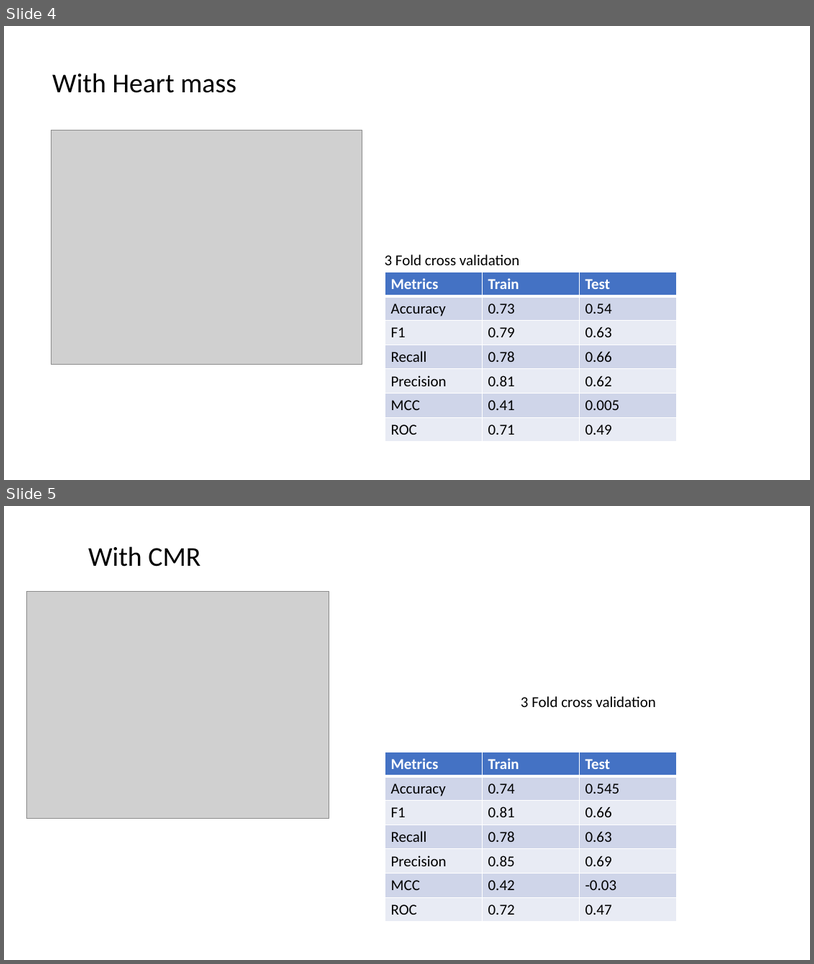
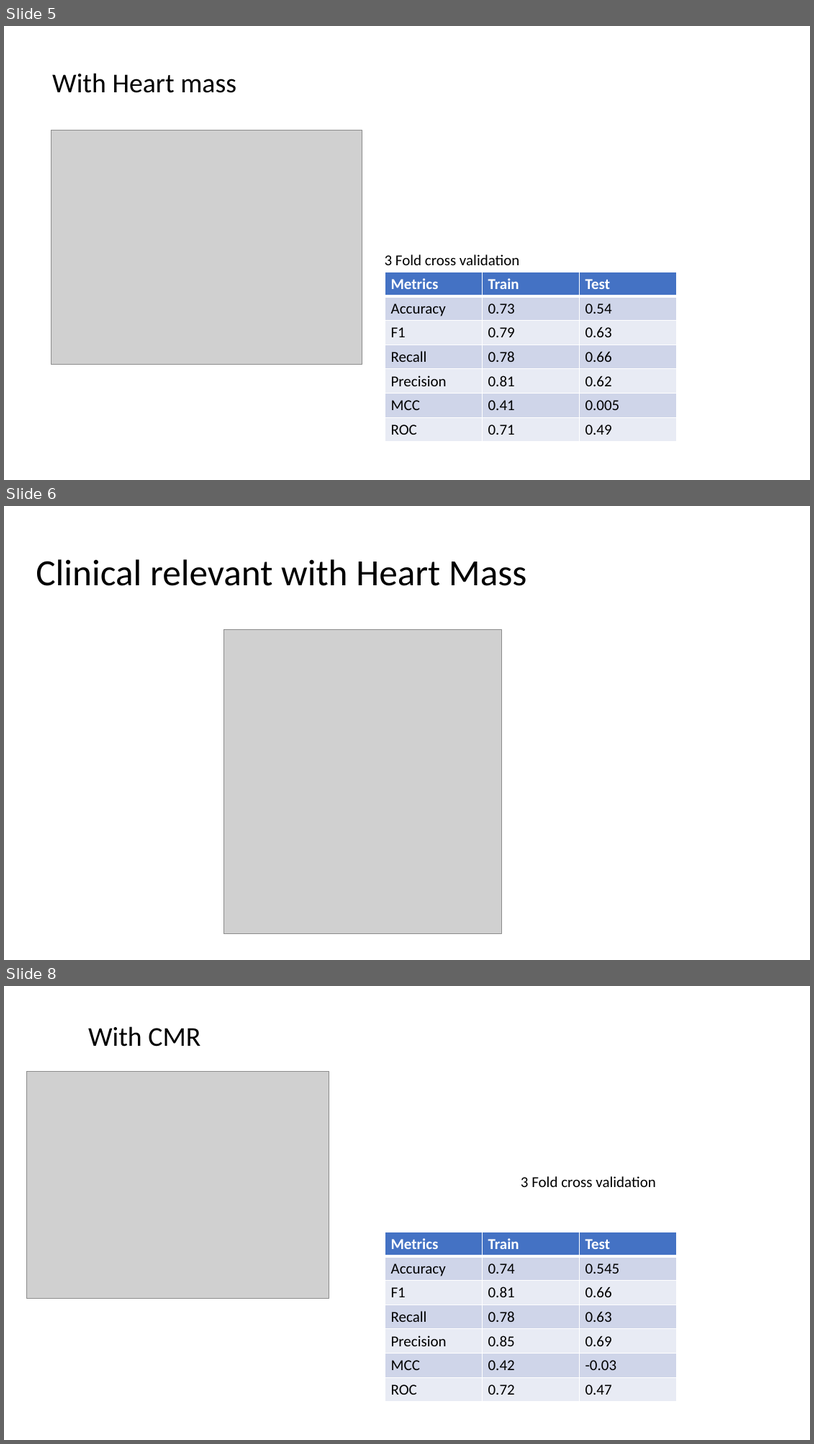
Before and after one commit to Crispae/CPR_data, a slide deck: NewCPRdata.pptx. Shown one above the other, each under a label of ours: slides 4 and 5 before the commit, slides 5, 6 and 8 after it; the slides between them are not shown. The pictures are 814x964 and 814x1444 pixels, drawn with LibreOffice and Linux fonts; fonts in the diff are those of the drawing; grey boxes stand for pictures. Boxes give left, top, right and bottom in pixels: in the first picture for what was removed or moved away, otherwise in the second. Text is boxed around its words. In the diff, an @@ line names an element or a change of style, - is before the commit and + after.

```diff
--- a/NewCPRdata.pptx
+++ b/NewCPRdata.pptx
@@ slide 6 added at bbox=[4, 506, 810, 960], background #FFFFFF @@
@@ title added at bbox=[36, 559, 527, 586], 44 pt, text #000000 @@
+Clinical relevant with Heart Mass
@@ picture added at bbox=[224, 629, 502, 934] @@
@@ what was slide 4 is now slide 5 @@
@@ what was slide 5 is now slide 8 @@
```
Also in this commit, not shown: 1 slide changed, 10 other slides added.
